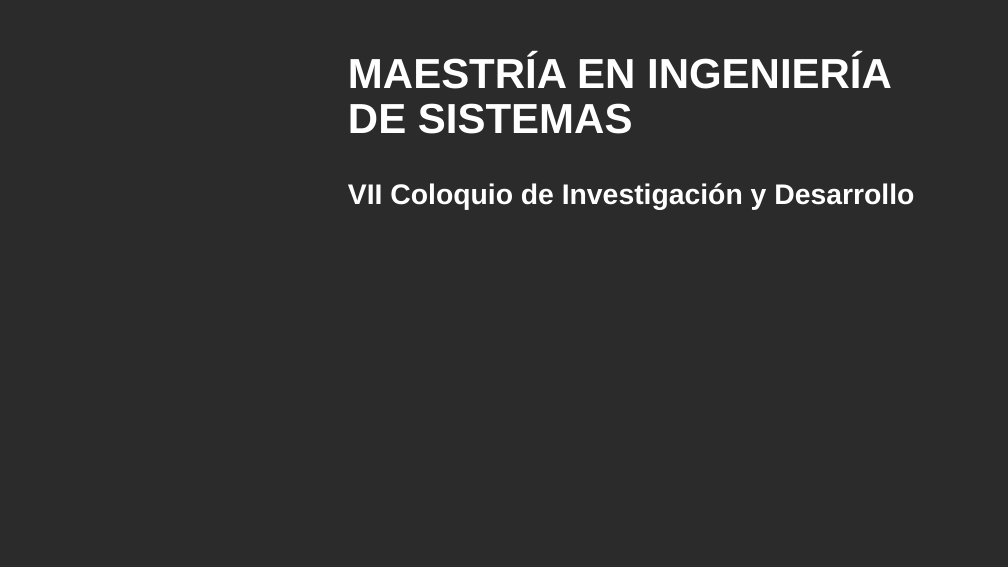
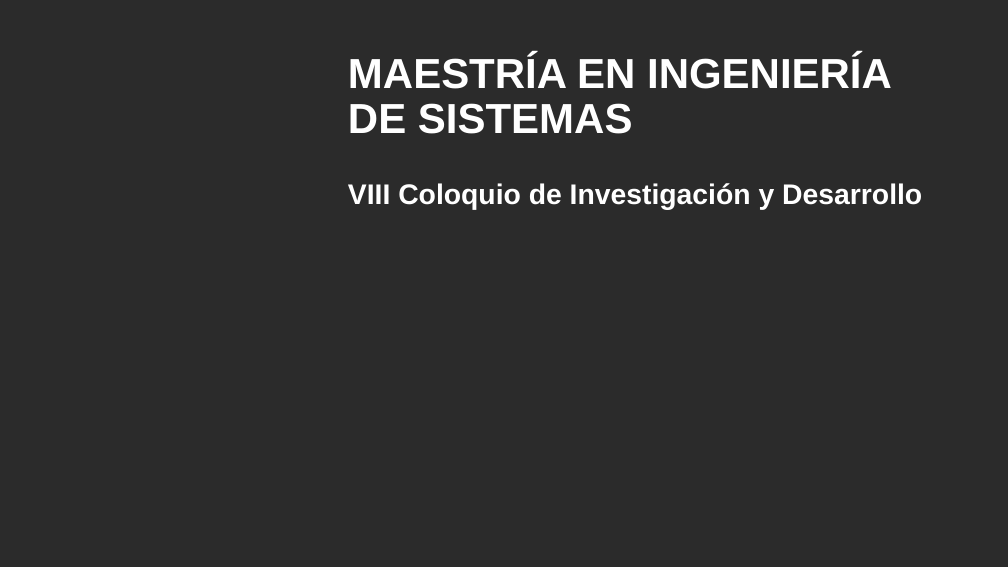
Before and after one commit to felipecardozo/masterthesis, a slide deck: slide 1 of presentación 2019 Dota predict coloquio.pptx. Drawn at 1008x567 pixels with LibreOffice and Linux fonts; fonts in the diff are those of the drawing; background and template pictures are left out; a plain dark background stands for a picture behind light text. Boxes give left, top, right and bottom in pixels: in the first picture for what was removed or moved away, otherwise in the second. Text is boxed around its words. In the diff, an @@ line names an element or a change of style, - is before the commit and + after.

```diff
--- a/presentación 2019 Dota predict coloquio.pptx
+++ b/presentación 2019 Dota predict coloquio.pptx
@@ title at (348, 54, 922, 210): text changed @@
-MAESTRÍA EN INGENIERÍA DE SISTEMAS
-VII Coloquio de Investigación y Desarrollo
+MAESTRÍA EN INGENIERÍA DE SISTEMAS
+VIII Coloquio de Investigación y Desarrollo
```
Also in this commit, not shown: 8 other slides changed, 1 slide added, 4 other files.
